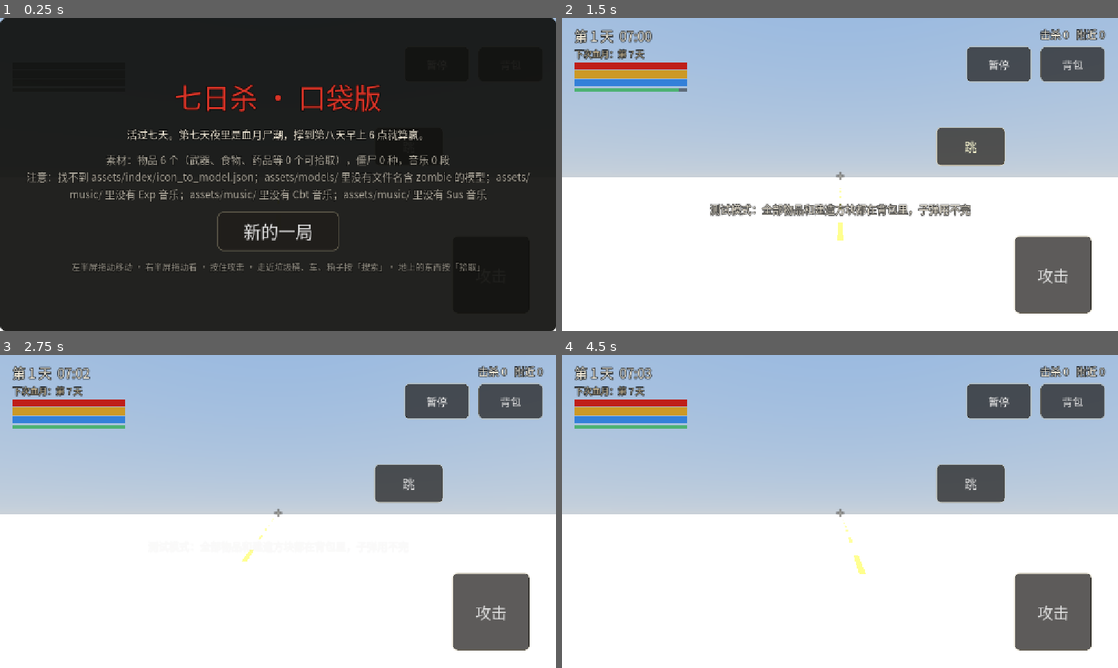
Above: before the commit, frames 1-4 (two rows, left to right).
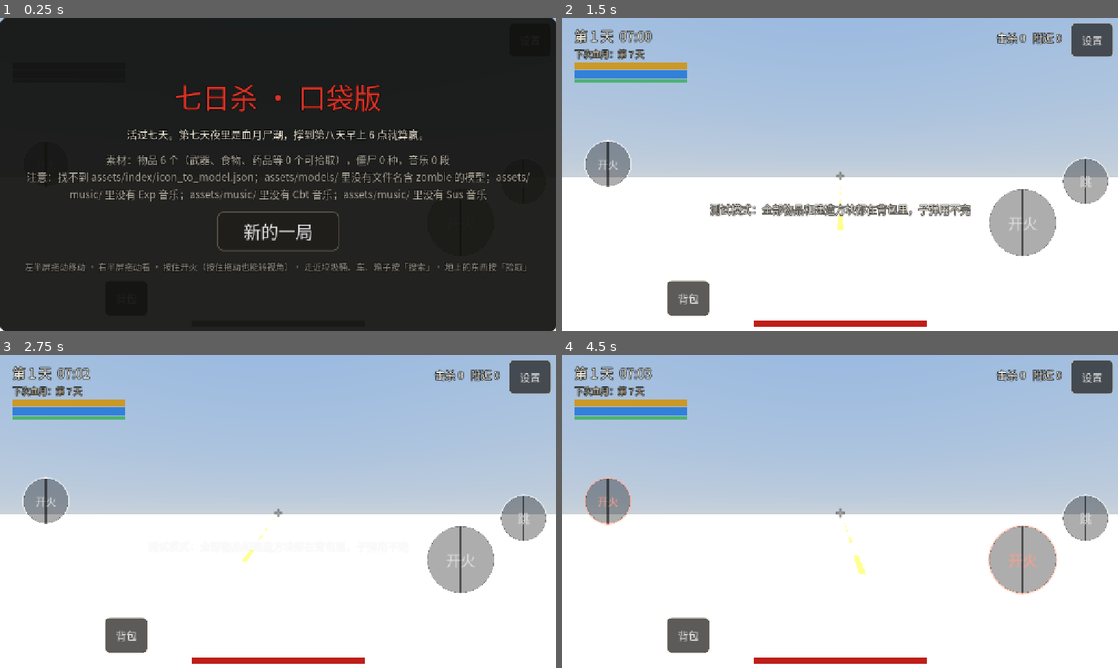
Above: after the commit, the same moments.

Repository: langhua98/7day
Game: Godot game, scene res://scenes/main.tscn
Same seed, same stepped clock (60 frames per second), same inputs: the game is played once before the commit and once after it.
Inputs (mouse positions are in pixels of both pictures, inside the frame that each line leads up to):
- Up to frame 1 (0.25 s): no input
- Up to frame 2 (1.5 s): click "新的一局" at 0.5 s; tap Enter at 1.25 s; move the mouse to (962, 158) at 1.27 s; click (962, 158) at 1.42 s
- Up to frame 3 (2.75 s): tap Space at 2 s; drag from (166, 527) to (250, 574) at 2.02 s
- Up to frame 4 (4.5 s): move the mouse to (895, 442) at 2.77 s; click (895, 442) at 2.92 s; tap Enter at 3.5 s; drag from (812, 574) to (673, 464) at 3.52 s; move the mouse to (1006, 558) at 4.27 s; click (1006, 558) at 4.42 s

The runs differ from the first frame. In frame 1, 1.2% of the frame differs, in the area x 4-95%, y 78-81%; in frame 2, 15%; in frame 3, 15%; in frame 4, 15%, in the area x 2-100%, y 1-99%.

Commit message:
按吃鸡手游默认布局重排触屏按键
- 右侧大圆开火键，右上跳、左上开镜、左边换弹
- 摇杆上方加左手开火键，两只手的开火键可以同时按
- 底部中间武器栏，下方血条，左边背包；右上角设置
- 圆形半透明按钮样式；搜索/拾取移到屏幕右中
- test_ui 加布局方位、全部按钮两两不重叠、44pt、双手开火检查

Co-Authored-By: Claude Opus 5.5 (1M context) <noreply@anthropic.com>
Claude-Session: https://claude.ai/code/session_01UUdrJfoZcFATFQ8acGdqqf

Diff:
--- a/scripts/hud.gd
+++ b/scripts/hud.gd
@@ -1,6 +1,6 @@
 class_name Hud
 extends CanvasLayer
-## 界面 + 触屏操作：左半屏摇杆移动，右半屏拖动转视角，右下角攻击键，底部快捷栏。
+## 界面 + 触屏操作（只做 iPhone）：按键布局照吃鸡手游，左半屏摇杆移动，右半屏拖动转视角。
 
 signal start_pressed
 signal restart_pressed
@@ -57,7 +57,9 @@
 const SETTINGS_PATH := "user://settings.cfg"
 
 var _joy_id := -1
-var _attack_id := -1
+## 按着开火键的手指（右边大开火键和左边小开火键都算）
+var _attack_ids := {}
+var _fire_left := Button.new()
 var _joy_origin := Vector2.ZERO
 var _look_id := -1
 ## 能拖动转视角的手指上一帧位置：空白处的右半屏、攻击键、瞄准键都算（边开火边转）
@@ -118,14 +120,20 @@
 		bar.add_theme_stylebox_override("fill", fill)
 		bar.add_theme_stylebox_override("background", bg)
 		bar.mouse_filter = Control.MOUSE_FILTER_IGNORE
+		if bar == _hp_bar:
+			continue  # 血条放底部中间、武器栏下面（吃鸡手游的位置）
 		tl.add_child(bar)
+	_hp_bar.set_anchors_preset(Control.PRESET_CENTER_BOTTOM)
+	_hp_bar.position = Vector2(-200, -26)
+	_hp_bar.size = Vector2(400, 12)
+	_safe.add_child(_hp_bar)
 	_effects.add_theme_font_size_override("font_size", 24)
 	_effects.add_theme_color_override("font_color", Color(1, 0.55, 0.45))
 	tl.add_child(_effects)
 
 	_kills.set_anchors_preset(Control.PRESET_TOP_RIGHT)
-	_kills.position = Vector2(-260, 18)
-	_kills.size = Vector2(230, 40)
+	_kills.position = Vector2(-370, 26)
+	_kills.size = Vector2(240, 40)
 	_kills.horizontal_alignment = HORIZONTAL_ALIGNMENT_RIGHT
 	_safe.add_child(_kills)
 
@@ -177,57 +185,39 @@
 	_hotbar.grow_vertical = Control.GROW_DIRECTION_BEGIN
 	_hotbar.offset_left = 0
 	_hotbar.offset_right = 0
-	_hotbar.offset_top = -150
-	_hotbar.offset_bottom = -40
-	_hotbar.add_theme_constant_override("separation", 8)
+	_hotbar.offset_top = -118
+	_hotbar.offset_bottom = -34
+	_hotbar.add_theme_constant_override("separation", 6)
 	_safe.add_child(_hotbar)
 
-	_attack_btn.text = "攻击"
-	_attack_btn.set_anchors_preset(Control.PRESET_BOTTOM_RIGHT)
-	_attack_btn.position = Vector2(-240, -220)
-	_attack_btn.size = Vector2(180, 180)
-	_attack_btn.add_theme_font_size_override("font_size", 36)
-	# 攻击、背包、快捷栏都在 _input 里按触点自己处理：
-	# 系统自带的按钮只认第一根手指，一边走路一边按攻击会没反应
-	_attack_btn.mouse_filter = Control.MOUSE_FILTER_IGNORE
-	_safe.add_child(_attack_btn)
-
-	_aim_btn.text = "瞄准"
-	_aim_btn.set_anchors_preset(Control.PRESET_BOTTOM_RIGHT)
-	_aim_btn.position = Vector2(-240, -350)
-	_aim_btn.size = Vector2(180, 100)
-	_aim_btn.add_theme_font_size_override("font_size", 32)
-	_aim_btn.mouse_filter = Control.MOUSE_FILTER_IGNORE
+	# 按键布局照吃鸡手游（和平精英 / PUBG Mobile）的默认布局：
+	# 右边大开火键，开火键右上是跳，左上是开镜，左边是换弹；左手边摇杆上方一个小开火键；
+	# 底部中间武器栏，下面血条，左边背包；右上角设置；拾取 / 搜索在屏幕右中。
+	# 这些按钮都在 _input 里按触点自己处理：系统按钮只认第一根手指，边走边打会没反应。
+	_round(_attack_btn, "开火", Control.PRESET_BOTTOM_RIGHT, Vector2(-300, -330), 160, 34)
+	_round(_jump_btn, "跳", Control.PRESET_BOTTOM_RIGHT, Vector2(-130, -400), 110, 28)
+	_round(_aim_btn, "开镜", Control.PRESET_BOTTOM_RIGHT, Vector2(-440, -440), 110, 26)
+	_round(_reload_btn, "换弹", Control.PRESET_BOTTOM_RIGHT, Vector2(-440, -270), 100, 24)
+	_round(_fire_left, "开火", Control.PRESET_BOTTOM_LEFT, Vector2(50, -440), 110, 24)
 	_aim_btn.visible = false
-	_safe.add_child(_aim_btn)
+	_reload_btn.visible = false
 
 	# 搜索 / 拾取：走近容器或地上的东西才出现
 	_action_btn.set_anchors_preset(Control.PRESET_BOTTOM_RIGHT)
-	_action_btn.position = Vector2(-420, -350)
-	_action_btn.size = Vector2(160, 100)
-	_action_btn.add_theme_font_size_override("font_size", 26)
+	_action_btn.position = Vector2(-620, -560)
+	_action_btn.size = Vector2(200, 84)
+	_action_btn.add_theme_font_size_override("font_size", 24)
 	_action_btn.mouse_filter = Control.MOUSE_FILTER_IGNORE
 	_action_btn.clip_text = true
 	_action_btn.visible = false
 	_safe.add_child(_action_btn)
 
-	# 换弹、跳：按钮也在 _input 里按触点处理
-	for pair in [[_reload_btn, "换弹", Vector2(-240, -470), Vector2(180, 90)], [_jump_btn, "跳", Vector2(-420, -470), Vector2(160, 90)]]:
-		var b: Button = pair[0]
-		b.text = pair[1]
-		b.set_anchors_preset(Control.PRESET_BOTTOM_RIGHT)
-		b.position = pair[2]
-		b.size = pair[3]
-		b.add_theme_font_size_override("font_size", 28)
-		b.mouse_filter = Control.MOUSE_FILTER_IGNORE
-		_safe.add_child(b)
-	_reload_btn.visible = false
 	# 子弹数：弹匣里 / 背包里
 	_ammo.set_anchors_preset(Control.PRESET_CENTER_BOTTOM)
-	_ammo.position = Vector2(-300, -206)
+	_ammo.position = Vector2(-300, -166)
 	_ammo.size = Vector2(600, 44)
 	_ammo.horizontal_alignment = HORIZONTAL_ALIGNMENT_CENTER
-	_ammo.add_theme_font_size_override("font_size", 40)
+	_ammo.add_theme_font_size_override("font_size", 34)
 	_ammo.add_theme_font_override("font", Hud.number_font())
 	_ammo.visible = false
 	_safe.add_child(_ammo)
@@ -256,10 +246,9 @@
 	_root.add_child(_progress_label)
 
 	_bag_btn.text = "背包"
-	_bag_btn.set_anchors_preset(Control.PRESET_TOP_RIGHT)
-	# 苹果建议触控区至少 44pt，画布 720 高时大约 80 像素
-	_bag_btn.position = Vector2(-180, 64)
-	_bag_btn.size = Vector2(150, 84)
+	_bag_btn.set_anchors_preset(Control.PRESET_CENTER_BOTTOM)
+	_bag_btn.position = Vector2(-400, -118)
+	_bag_btn.size = Vector2(100, 84)
 	_bag_btn.mouse_filter = Control.MOUSE_FILTER_IGNORE
 	_safe.add_child(_bag_btn)
 
@@ -308,10 +297,10 @@
 	_joy_knob.size = Vector2(76, 76)
 	_reset_joystick()
 
-	_pause_btn.text = "暂停"
+	_pause_btn.text = "设置"
 	_pause_btn.set_anchors_preset(Control.PRESET_TOP_RIGHT)
-	_pause_btn.position = Vector2(-350, 64)
-	_pause_btn.size = Vector2(150, 84)
+	_pause_btn.position = Vector2(-110, 10)
+	_pause_btn.size = Vector2(100, 80)
 	_pause_btn.mouse_filter = Control.MOUSE_FILTER_IGNORE
 	_safe.add_child(_pause_btn)
 
@@ -322,6 +311,25 @@
 	_safe.move_child(_bag_panel, -1)
 	get_viewport().size_changed.connect(_update_safe_area)
 	_update_safe_area()
+
+
+## 吃鸡手游那样的圆形半透明按钮
+func _round(b: Button, text: String, preset: int, pos: Vector2, diameter: float, font: int) -> void:
+	b.text = text
+	b.set_anchors_preset(preset)
+	b.position = pos
+	b.size = Vector2(diameter, diameter)
+	b.add_theme_font_size_override("font_size", font)
+	b.mouse_filter = Control.MOUSE_FILTER_IGNORE
+	for state in ["normal", "hover", "pressed", "focus"]:
+		var sb := StyleBoxFlat.new()
+		sb.bg_color = Color(0, 0, 0, 0.32)
+		sb.border_color = Color(1, 1, 1, 0.55)
+		sb.set_border_width_all(3)
+		sb.set_corner_radius_all(int(diameter * 0.5))
+		sb.anti_aliasing = true
+		b.add_theme_stylebox_override(state, sb)
+	_safe.add_child(b)
 
 
 func _make_theme() -> Theme:
@@ -417,7 +425,7 @@
 	btn.text = "新的一局"
 	v.add_child(btn)
 	var help := Label.new()
-	help.text = "左半屏拖动移动 · 右半屏拖动看 · 按住攻击 · 走近垃圾桶、车、箱子按「搜索」· 地上的东西按「拾取」"
+	help.text = "左半屏拖动移动 · 右半屏拖动看 · 按住开火（按住拖动也能转视角）· 走近垃圾桶、车、箱子按「搜索」· 地上的东西按「拾取」"
 	help.horizontal_alignment = HORIZONTAL_ALIGNMENT_CENTER
 	help.modulate = Color(1, 1, 1, 0.6)
 	help.add_theme_font_size_override("font_size", 20)
@@ -648,7 +656,7 @@
 
 func _reset_joystick() -> void:
 	var vp := get_viewport().get_visible_rect().size if is_inside_tree() else Vector2(1280, 720)
-	var home := Vector2(safe_insets.x + JOY_RADIUS + 70, vp.y - safe_insets.w - JOY_RADIUS - 70)
+	var home := Vector2(safe_insets.x + JOY_RADIUS + 40, vp.y - safe_insets.w - JOY_RADIUS - 70)
 	_joy_base.position = home - _joy_base.size * 0.5
 	_joy_knob.position = home - _joy_knob.size * 0.5
 	_joy_base.modulate.a = 0.6
@@ -661,7 +669,7 @@
 		if e.id == id:
 			entry = e
 	var b := Button.new()
-	b.custom_minimum_size = Vector2(110, 110 if not with_name else 140)
+	b.custom_minimum_size = Vector2(84, 84) if not with_name else Vector2(110, 140)
 	b.icon = Assets.icon(id)
 	b.expand_icon = true
 	b.icon_alignment = HORIZONTAL_ALIGNMENT_CENTER
@@ -757,7 +765,8 @@
 
 func _press_attack(pressed: bool) -> void:
 	attack_held = pressed
-	_attack_btn.modulate = Color(1.6, 0.7, 0.6) if pressed else Color.WHITE
+	for fire in [_attack_btn, _fire_left]:
+		fire.modulate = Color(1.6, 0.7, 0.6) if pressed else Color.WHITE
 
 
 func _flash(control: Control) -> void:
@@ -795,8 +804,8 @@
 
 
 func _release_touches() -> void:
+	_attack_ids.clear()
 	_press_attack(false)
-	_attack_id = -1
 	_drag_last.clear()
 	_aim_id = -1
 	aim_held = false
@@ -814,11 +823,12 @@
 		aim_held = true
 		_aim_btn.modulate = Color(1.6, 0.7, 0.6)
 		return
-	if _attack_btn.get_global_rect().grow(20).has_point(pos):
-		_attack_id = index
-		_drag_last[index] = pos  # 按住攻击再拖动可以边打边转视角
-		_press_attack(true)
-		return
+	for fire in [_attack_btn, _fire_left]:
+		if (fire as Control).get_global_rect().grow(16).has_point(pos):
+			_attack_ids[index] = true
+			_drag_last[index] = pos  # 按住开火再拖动可以边打边转视角
+			_press_attack(true)
+			return
 	if _reload_btn.visible and _reload_btn.get_global_rect().grow(10).has_point(pos):
 		_press_button(_reload_btn)
 		reload_pressed.emit()
@@ -863,9 +873,9 @@
 		_aim_id = -1
 		aim_held = false
 		_aim_btn.modulate = Color.WHITE
-	elif index == _attack_id:
-		_attack_id = -1
-		_press_attack(false)
+	elif _attack_ids.has(index):
+		_attack_ids.erase(index)
+		_press_attack(not _attack_ids.is_empty())
 	elif index == _joy_id:
 		_joy_id = -1
 		move = Vector2.ZERO
--- a/tests/test_ui.gd
+++ b/tests/test_ui.gd
@@ -30,6 +30,33 @@
 	check(aim.get_center().y < attack.get_center().y, "瞄准在攻击上方")
 	check(action.get_center().x < aim.get_center().x, "搜索在瞄准左侧")
 
+	# 吃鸡手游布局：跳在开火右上，开镜在开火左上，换弹在开火左边，左手小开火键在左半屏
+	var fire_left: Rect2 = hud._fire_left.get_global_rect()
+	var half_w := hud.get_viewport().get_visible_rect().size.x * 0.5
+	check(jump.get_center().x > attack.get_center().x and jump.get_center().y < attack.get_center().y, "跳在开火右上")
+	check(aim.get_center().x < attack.get_center().x and aim.get_center().y < attack.get_center().y, "开镜在开火左上")
+	check(reload.get_center().x < attack.get_center().x, "换弹在开火左边")
+	check(fire_left.get_center().x < half_w, "左手开火键在左半屏")
+	check(bag.get_center().x < half_w and bag.get_center().y > attack.get_center().y, "背包在底部偏左")
+	var all_btns := {"开火": attack, "开镜": aim, "换弹": reload, "跳": jump, "搜索": action,
+		"背包": bag, "设置": pause, "左开火": fire_left, "摇杆": hud._joy_base.get_global_rect()}
+	var names := all_btns.keys()
+	for i in names.size():
+		for j in range(i + 1, names.size()):
+			check(not all_btns[names[i]].intersects(all_btns[names[j]]), "%s和%s不能重叠" % [names[i], names[j]])
+	for n in names:
+		var r: Rect2 = all_btns[n]
+		check(r.size.x >= 80 and r.size.y >= 80, "%s至少 80 像素（44pt）" % n)
+
+	# 左手开火 + 右手开火：两根手指都按着，松开一根还在开火
+	hud._touch_down(20, fire_left.get_center())
+	check(hud.attack_held, "按住左手开火应开火")
+	hud._touch_down(21, attack.get_center())
+	hud._touch_up(20)
+	check(hud.attack_held, "松开左手、右手还按着应继续开火")
+	hud._touch_up(21)
+	check(not hud.attack_held, "两只手都松开应停火")
+
 	hud._touch_down(1, aim.get_center())
 	check(hud.aim_held, "按住瞄准应生效")
 	hud._touch_up(1)
